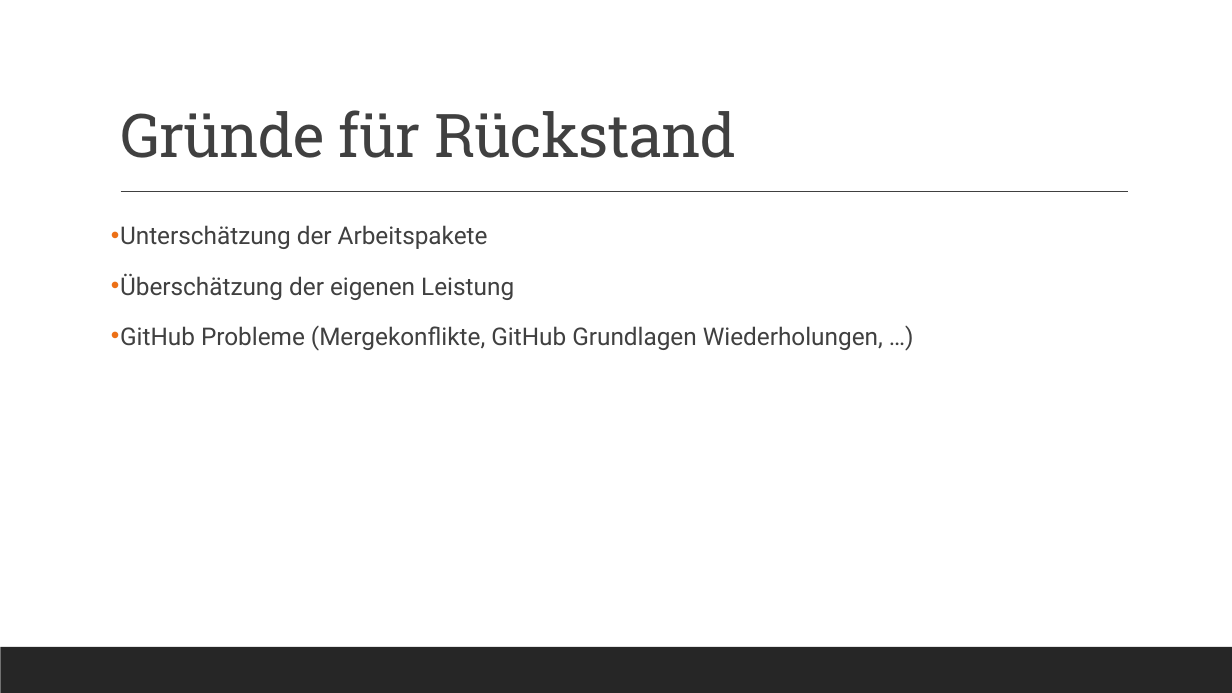
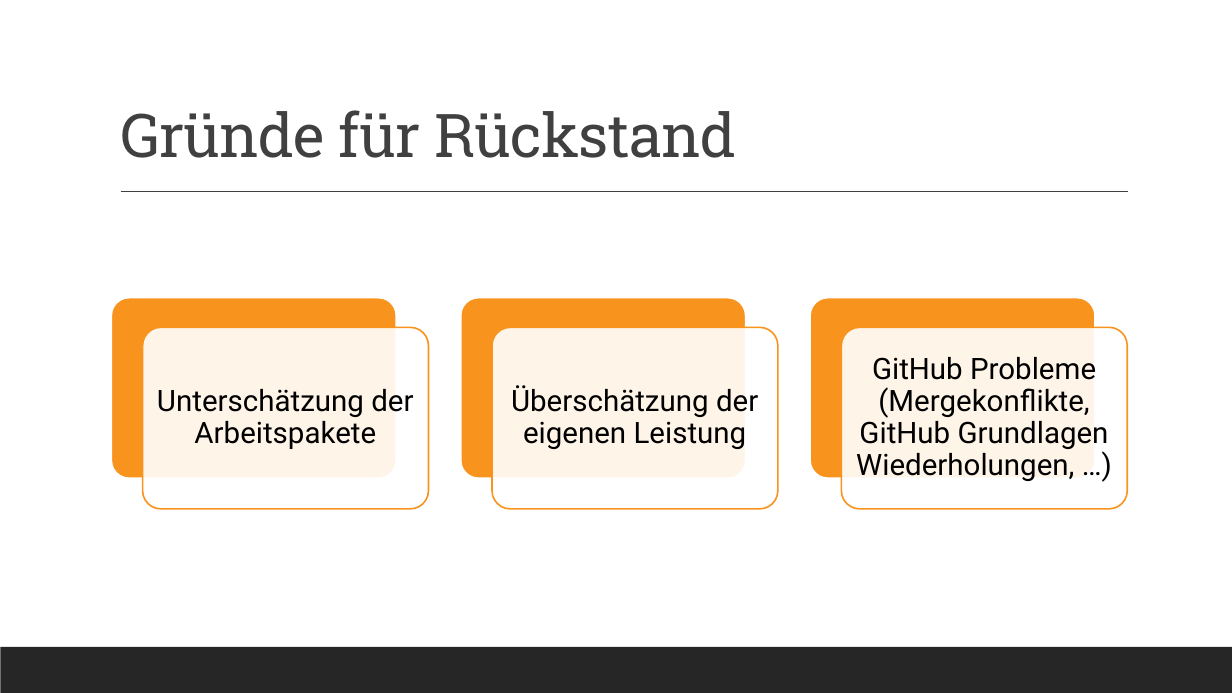
Before and after one commit to jonasaberger/EscapeTheLore, a slide deck: slide 6 of Docs/11_Zwischenpräsentation.pptx (slide 4 before the commit). Drawn at 1232x693 pixels with LibreOffice and Linux fonts; fonts in the diff are those of the drawing. Boxes give left, top, right and bottom in pixels: in the first picture for what was removed or moved away, otherwise in the second. Text is boxed around its words. In the diff, an @@ line names an element or a change of style, - is before the commit and + after.

```diff
--- a/Docs/11_Zwischenpräsentation.pptx
+++ b/Docs/11_Zwischenpräsentation.pptx
@@ text removed at <box>120,225,883,350</box> @@
-• Unterschätzung der Arbeitspakete
-• Überschätzung der eigenen Leistung
-• GitHub Probleme (Mergekonflikte, GitHub Grundlagen Wiederholungen, …)
@@ group added at <box>111,298,1128,508</box>: 6 rounded rectangles, 3 texts @@
+Unterschätzung der Arbeitspakete
+Überschätzung der eigenen Leistung
+GitHub Probleme (Mergekonflikte, GitHub Grundlagen Wiederholungen, …)
```
Also in this commit, not shown: 2 other slides changed, 5 slides added, 2 slides removed, 1 other file.
